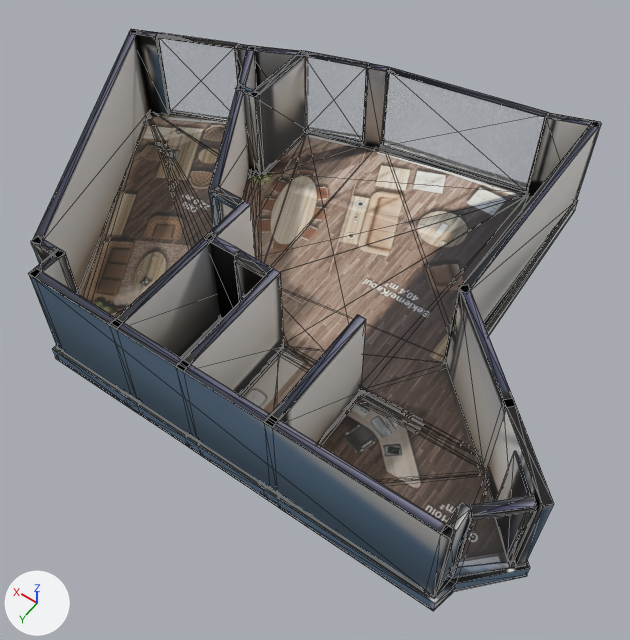
The glTF model akasya-3d/kent-10/model.glb, before and after one commit.
Rendered twice from a 50 mm lens placed at (-7.25, 10.43, 14.21), pointed at (-0.71, 1.27, -0.17). Lighting does not change. The marker at lower left points along +X, +Y and +Z. The first picture is the older version. Mesh edges are drawn as thin lines. Where no turn or scale is listed for an object, it has been applied to the vertices. Vertices at exactly the same position are counted once.
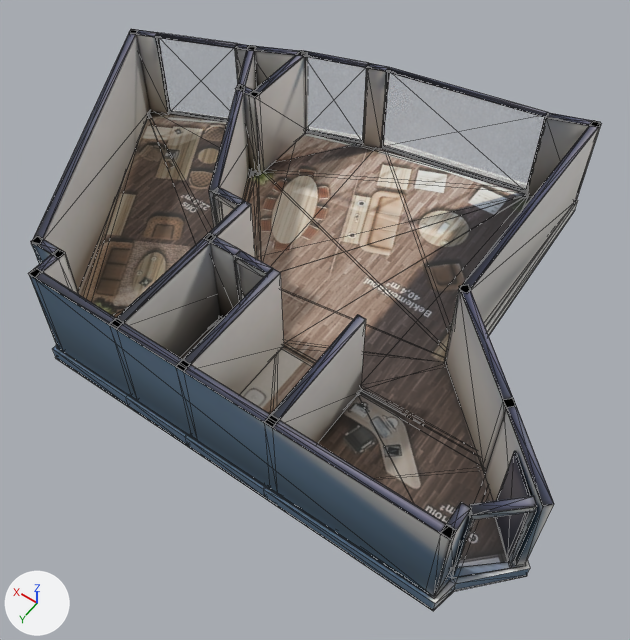
Where the change shows, as pixel boxes (x1, y1, x2, y2) in the pictures (630 x 640 px):
'Mesh_0', surface changed, reshaped
    both: (29, 29, 602, 611)
part 1 of me_mesh_0, deleted (mostly hidden)
    before: (121, 391, 530, 611)
part 2 of me_mesh_0, surface changed
    both: (32, 33, 600, 595)

The change, as a list of edits to the scene's bpy script:
```text
Change mat_baked:
    where n3 = _N.new('ShaderNodeMapping'); n3.name = 'Mapping'
    n3.inputs[1].default_value: (0.000864, -14.58, 0.0) -> (0.000861, -14.54, 0.0)  # 'Location'
    n3.inputs[3].default_value: (15.98, 15.56, 1.0) -> (15.98, 15.51, 1.0)  # 'Scale'
Change me_mesh_0:
    used by ob_mesh_0; location = (-6.84, 5.04, -0.36)
    remove me_mesh_0.from_pydata(...)  # 1391 vertices, 2486 faces; spans x 0.0..13.66, y -10.08..0.0, z 0.0..2.62
    add me_mesh_0.from_pydata(...)  # 1168 vertices, 2040 faces; spans x 0.0..13.66, y -10.08..0.0, z 0.0..2.62
    me_mesh_0 part 1: 223 vertices removed from x 1.37..11.02, y -8.48..0.0, z 0.0..0.36
    me_mesh_0 part 2: 525 kept faces spanning x 0.0..13.56, y -10.03..0.0, z 0.0..2.62 get new texture (UV) coordinates
```
